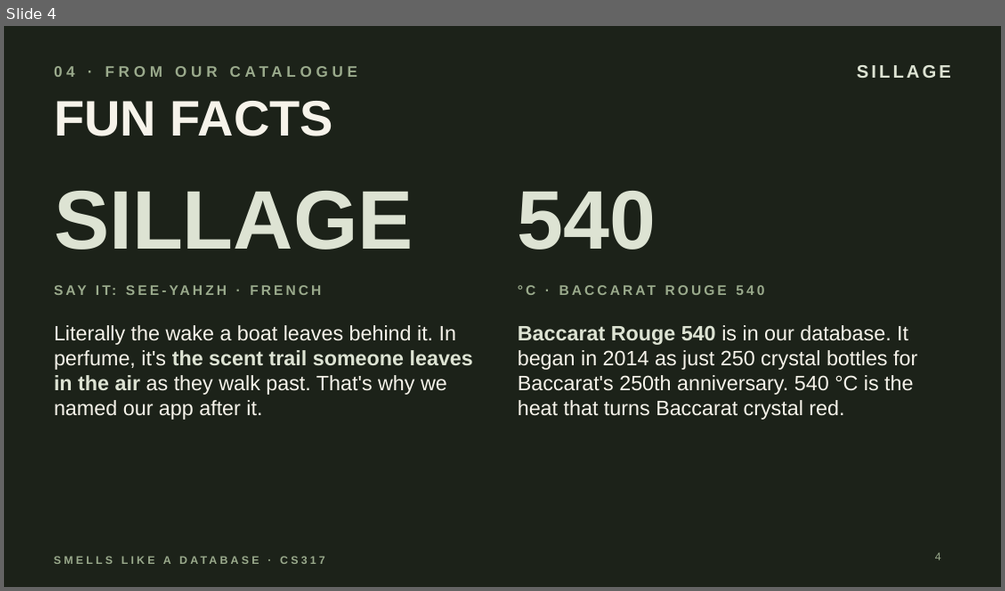
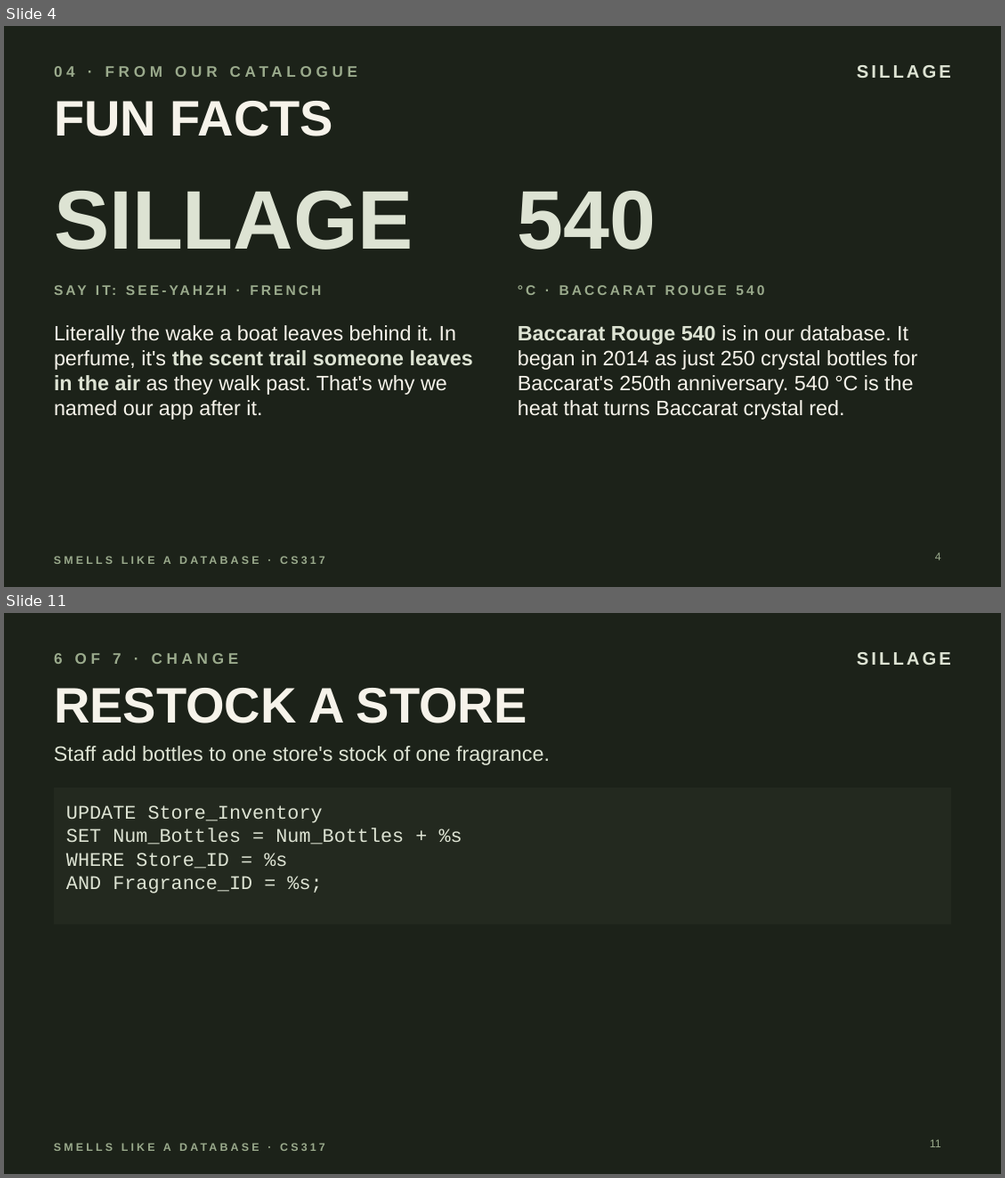
Before and after one commit to t-drape/Smells_Like_A_Database, a slide deck: CS317_Smells_Like_a_Database.pptx. Shown one above the other, each under a label of ours: slide 4 before the commit, slides 4 and 11 after it; the slides between them are not shown. The pictures are 1005x591 and 1005x1178 pixels, drawn with LibreOffice and Linux fonts; fonts in the diff are those of the drawing. Boxes give left, top, right and bottom in pixels: in the first picture for what was removed or moved away, otherwise in the second. Text is boxed around its words. In the diff, an @@ line names an element or a change of style, - is before the commit and + after.

```diff
--- a/CS317_Smells_Like_a_Database.pptx
+++ b/CS317_Smells_Like_a_Database.pptx
@@ slide 11 added at (4, 613, 1001, 1174), background #1C2219; not listed: 2 template elements that a slide beside it also shows @@
@@ text added at (54, 653, 239, 664), 11 pt, text #9AAA8C, bold @@
+6 OF 7 · CHANGE
@@ title added at (54, 688, 527, 723), 36 pt, text #F6F3EA, bold @@
+RESTOCK A STORE
@@ text added at (54, 746, 550, 765), 15 pt, text #DDE3D3 @@
+Staff add bottles to one store's stock of one fragrance.
@@ rectangle added at (54, 787, 951, 924), fill #23291F, 14 pt, text #DDE3D3 @@
+UPDATE Store_Inventory
+SET Num_Bottles = Num_Bottles + %s
+WHERE Store_ID = %s
+AND Fragrance_ID = %s;
@@ page number added at (930, 1139, 941, 1147), 8 pt, text #9AAA8C @@
+11
```
Also in this commit, not shown: 9 other slides added.
